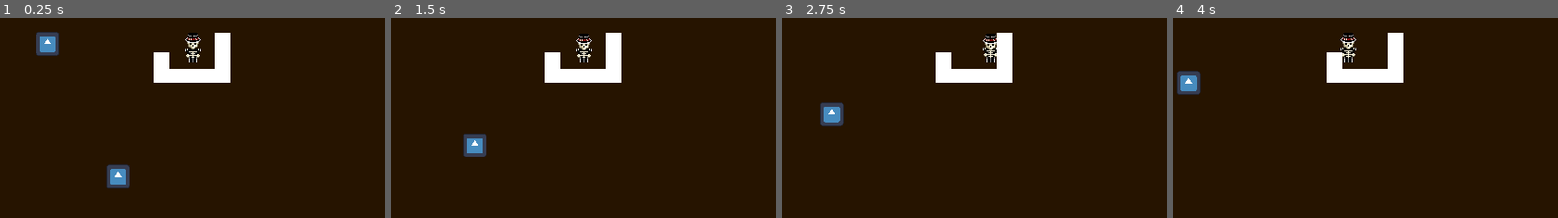
Above: before the commit, frames 1-4 (left to right).
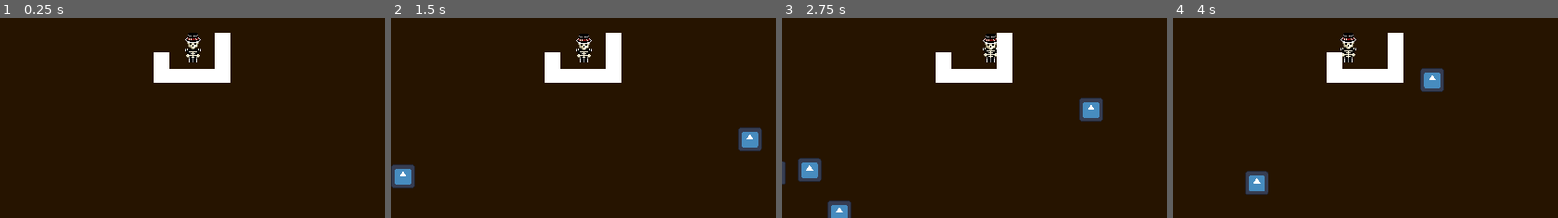
Above: after the commit, the same moments.

Repository: bean-jam/hack-sussex-game-jam-2025
Game: Godot game, scene res://Scenes/test_environment.tscn
The game is run twice, just before and just after one commit, with the same random seed, the same clock (stepped at 60 frames per second) and the same inputs. This scene is started directly instead of the project's main scene. The engine's default icon, where the game draws it, is replaced by a stand-in: a white triangle on a blue panel in a dark square.
Inputs (mouse positions are in pixels of both pictures, inside the frame that each line leads up to):
- Up to frame 1 (0.25 s): no input
- Up to frame 2 (1.5 s): drag from (441, 36) to (502, 172) at 0.52 s; drag from (483, 152) to (564, 158) at 1.27 s
- Up to frame 3 (2.75 s): move the mouse to (1013, 74) at 2.02 s; hold Right (move_right) from 2.03 s (still down); click (1013, 74) at 2.17 s
- Up to frame 4 (4 s): release Right (move_right) at 2.75 s; drag from (1346, 158) to (1250, 88) at 2.77 s; move the mouse to (1481, 148) at 3.52 s; hold Left (move_left) from 3.53 s (still down); click (1481, 148) at 3.67 s

The runs differ from the first frame. In frame 1, 1.4% of the frame differs, in the area x 9-34%, y 6-86%; in frame 2, 2.2%; in frame 3, 2.9%, in the area x 0-84%, y 39-100%; in frame 4, 2.2%.

Commit message:
Working Rat Spawner
It works - (sort of)

Diff:
--- a/Scenes/desk.tscn
+++ b/Scenes/desk.tscn
@@ -10,6 +10,8 @@
 size = Vector2(49, 15)
 
 [node name="Desk" type="StaticBody2D"]
+collision_layer = 2
+collision_mask = 7
 
 [node name="ColorRect" type="ColorRect" parent="."]
 offset_top = 21.0
--- a/Scenes/enemy.tscn
+++ b/Scenes/enemy.tscn
@@ -7,9 +7,13 @@
 size = Vector2(140, 145)
 
 [node name="Enemy" type="Area2D" groups=["Rat"]]
+visibility_layer = 513
+collision_layer = 4
+collision_mask = 14
 script = ExtResource("1_4gyqm")
 
 [node name="Sprite2D" type="Sprite2D" parent="."]
+texture_filter = 1
 scale = Vector2(0.2, 0.2)
 texture = ExtResource("1_7k104")
 
--- a/Scenes/player.tscn
+++ b/Scenes/player.tscn
@@ -64,6 +64,7 @@
 size = Vector2(13, 32)
 
 [node name="Node2D2" type="CharacterBody2D"]
+collision_mask = 2
 motion_mode = 1
 script = ExtResource("1_cvnsp")
 
--- a/Scenes/spawner.tscn
+++ b/Scenes/spawner.tscn
@@ -1,9 +1,11 @@
-[gd_scene load_steps=2 format=3 uid="uid://bqhdeb8timjow"]
+[gd_scene load_steps=3 format=3 uid="uid://bqhdeb8timjow"]
 
 [ext_resource type="Script" uid="uid://bve47ifrgpint" path="res://Scripts/spawner.gd" id="1_2bop2"]
+[ext_resource type="PackedScene" uid="uid://hsoeols25sni" path="res://Scenes/enemy.tscn" id="2_mdv8j"]
 
 [node name="Spawner" type="Node2D"]
 script = ExtResource("1_2bop2")
+enemy_scene = ExtResource("2_mdv8j")
 
 [node name="SpawnTimer" type="Timer" parent="."]
 wait_time = 0.5
--- a/Scenes/test_environment.tscn
+++ b/Scenes/test_environment.tscn
@@ -1,8 +1,8 @@
-[gd_scene load_steps=4 format=3 uid="uid://cbkr5iw26j277"]
+[gd_scene load_steps=4 format=3 uid="uid://24x6e6dclp2a"]
 
 [ext_resource type="PackedScene" uid="uid://bqn65togivj2c" path="res://Scenes/player.tscn" id="1_ovar5"]
-[ext_resource type="PackedScene" path="res://Scenes/enemy.tscn" id="2_k0r8c"]
-[ext_resource type="PackedScene" path="res://Scenes/desk.tscn" id="3_ncdvc"]
+[ext_resource type="PackedScene" uid="uid://54fowpysamwd" path="res://Scenes/desk.tscn" id="3_ncdvc"]
+[ext_resource type="PackedScene" uid="uid://bqhdeb8timjow" path="res://Scenes/spawner.tscn" id="4_k0r8c"]
 
 [node name="test-environment" type="Node2D"]
 
@@ -14,11 +14,10 @@
 [node name="Player" parent="." instance=ExtResource("1_ovar5")]
 position = Vector2(208, 32)
 
-[node name="Enemy2" parent="." instance=ExtResource("2_k0r8c")]
-position = Vector2(47, 37)
-
-[node name="Enemy3" parent="." instance=ExtResource("2_k0r8c")]
-position = Vector2(135, 178)
-
 [node name="Desk" parent="." instance=ExtResource("3_ncdvc")]
 position = Vector2(166, 16)
+
+[node name="Spawner" parent="." instance=ExtResource("4_k0r8c")]
+z_index = 4
+z_as_relative = false
+position = Vector2(4, 6)
--- a/Scripts/enemy_script.gd
+++ b/Scripts/enemy_script.gd
@@ -1,88 +1,55 @@
 extends Area2D
 
-# Movement speed
-@export var speed: float = 40.0
-@export var score_value: int = 10
+# Movement speed (random range)
+@export var speed: int = 50
 
 # Current direction of movement
 var velocity: Vector2 = Vector2.ZERO
-var screen_size: Vector2 # Hold screen suze
+var screen_size: Vector2
 var direction: int = 1 # 1 for right, -1 for left
-signal died(value)
+signal rat_squished
 
 func _ready():
-	# Get screen boundaries
-	screen_size = get_viewport_rect().size
-	# initial random direction
-	randomize() # new seed each time
+	randomize()
+	update_sprite_flip()
 	change_direction()
+
+# Called every frame
+func _process(delta):
+	position += velocity * speed * delta
+
+	check_offscreen_despawn()
+
+func check_offscreen_despawn():
+	var screen_width = get_viewport_rect().size.x
+
+	if position.x < -100 or position.x > screen_width + 100:
+		despawn()
+
+func despawn():
+	rat_squished.emit()
+	queue_free()
+	print("enemy despawned")
+
+func change_direction():
+	var random_angle = randf() * 2 * PI
+	velocity = Vector2(cos(random_angle), sin(random_angle))
+	velocity.y = velocity.y / 5.0
+	velocity = velocity.normalized()
+	direction = 1 if velocity.x >= 0 else -1
+	update_sprite_flip()
+
+func update_sprite_flip():
+	# Assumes your Sprite2D is a child named "Sprite2D"
+	if is_node_ready() and has_node("Sprite2D"):
+		$Sprite2D.flip_h = (direction == -1)
 
 func _on_area_entered(area: Area2D):
 	# Check if the object we collided with is in the "rat" group
-	if area.is_in_group("rat"):
-		# We also need to check if the colliding area is NOT THIS Rat itself
-		# This prevents the Rat from instantly reacting to its own Area2D
-		if area != self:
-			handle_rat_collision()
-
-func handle_rat_collision():
-	# Reverse direction immediately
-	direction *= -1
-
-	# Flip the sprite to match the new direction
-	$Sprite2D.scale.x = -direction
-
-	# nudge the position to prevent them from getting stuck overlapping
-	position.x += direction * 5
-
-# Called every frame
-func _process(delta):
-	# 3. Move the enemy in the current direction
-	position += velocity * speed * delta
-
-	var screen_width = get_viewport_rect().size.x
-
-	if position.x < -100 or position.x > screen_width + 100:
-		# We can just remove it when it leaves the screen
-		queue_free()
-
-# Sets a new, random velocity vector
-func change_direction():
-	# Get a random angle in radians (0 to 2*PI)
-	randomize()
-	if randi() % 2 == 0:
-		direction = -1 # Start moving left
-		$Sprite2D.flip_h = (direction == -1)
-	else:
-		direction = 1 # Start moving right
-
-	var random_angle = randf() * 2 * PI
-	# Convert the angle to a unit vector and store it in velocity
-	velocity = Vector2(cos(random_angle), sin(random_angle))
-
-#func check_boundaries():
-	#var new_velocity = velocity
-	#var hit_boundary = false
-	#
-	## Check horizontal bounds
-	#if position.x < 0 or position.x > screen_size.x:
-		## Flip the X direction
-		#new_velocity.x = -new_velocity.x
-		#hit_boundary = true
-		## Clamp position to prevent getting stuck
-		#position.x = clamp(position.x, 0, screen_size.x)
-#
-	## Check vertical bounds
-	#if position.y < 0 or position.y > screen_size.y:
-		## Flip the Y direction
-		#new_velocity.y = -new_velocity.y
-		#hit_boundary = true
-		## Clamp position to prevent getting stuck
-		#position.y = clamp(position.y, 0, screen_size.y)
-		#
-	#if hit_boundary:
-		## Update velocity if a boundary was hit
-		#velocity = new_velocity.normalized()
+	if area.is_in_group("rat") and area != self:
+		direction *= -1
+		update_sprite_flip()
+		position.x += direction * 5 # Nudge away
 
 func _on_input_event(viewport: Node, event: InputEvent, shape_idx: int) -> void:
 	if event is InputEventMouseButton and event.button_index == MOUSE_BUTTON_LEFT and not event.pressed:
@@ -90,11 +57,19 @@
 		die() # Call the function to kill the enemy
 
 func die():
-	# 1. Emit a signal to tell the rest of the game the enemy was killed (optional but recommended)
-	# This requires defining the signal at the top of the script: signal enemy_died(score_value)
-	died.emit(score_value)
+	rat_squished.emit()
+	queue_free()
 
-	# 2. Add an effect (e.g., sound, particle effect) here
-
-	# 3. Remove the enemy from the scene
-	queue_free()
+# Sets a new, random velocity vector
+#func change_direction():
+	## Get a random angle in radians (0 to 2*PI)
+	#randomize()
+	#if randi() % 2 == 0:
+		#direction = -1 # Start moving left
+		#$Sprite2D.flip_h = (direction == -1)
+	#else:
+		#direction = 1 # Start moving right
+	#
+	#var random_angle = randf() * 2 * PI
+	## Convert the angle to a unit vector and store it in velocity
+	#velocity = Vector2(cos(random_angle), sin(random_angle))
--- a/Scripts/spawner.gd
+++ b/Scripts/spawner.gd
@@ -1,57 +1,50 @@
 extends Node2D
 
-# The enemy scene file (drag your saved Enemy scene here in the Inspector)
 @export var enemy_scene: PackedScene
 
-# How many enemies should be on screen at any time
 @export var max_enemies: int = 10
 
 var current_enemies: int = 0
 var screen_size: Vector2
 
+func _ready():
+	"""Gets the spawner ready
+	Sets screen size and starts timer"""
+	# Get screen boundaries
+	screen_size = get_viewport_rect().size
+	# Connect the Timer signal to the spawn function
+	$SpawnTimer.timeout.connect(spawn_enemy)
+	# Start the Timer
+	$SpawnTimer.start()
+	print("spawner ready")
 
-func _ready():
-	# 1. Get screen boundaries
-	screen_size = get_viewport_rect().size
-	# 2. Connect the Timer signal to the spawn function
-	$SpawnTimer.timeout.connect(spawn_enemy)
-	# Start the Timer if it wasn't set to Autostart
-	$SpawnTimer.start()
 
 func spawn_enemy():
 	if current_enemies >= max_enemies:
 		return # Don't spawn if we hit the limit
 
-	# 1. Create a new instance of the enemy scene
 	var enemy = enemy_scene.instantiate()
 
-	# 2. Determine random starting side (left or right) and Y position
+	# Determine random starting side (left or right) and Y position
 	randomize()
 	var start_left = randi() % 2 == 0
-	var rand_y = randf_range(50.0, screen_size.y - 50.0) # Spawn enemies vertically between 50 and screen height - 50
+	var rand_y = randf_range(50, screen_size.y - 50)
 
 	if start_left:
-		# Start on the left, slightly off-screen
-		enemy.position = Vector2(-100, rand_y)
+		enemy.position = Vector2(-10, 150)
 		enemy.direction = 1 # Force it to move right
 	else:
-		# Start on the right, slightly off-screen
-		enemy.position = Vector2(screen_size.x + 100, rand_y)
+		enemy.position = Vector2(screen_size.x + 10, 150)
 		enemy.direction = -1 # Force it to move left
 
-	# 3. Connect the enemy's 'died' signal to the spawner's 'on_enemy_died' function
-	enemy.died.connect(on_enemy_died)
+	enemy.rat_squished.connect(on_enemy_died)
 
-	# 4. Add the enemy to the scene and update the count
 	add_child(enemy)
 	current_enemies += 1
+	print("Spawning Rat at position: ", enemy.position)
+	print("enemy spawned")
 
 # This function is called when an enemy is clicked and calls 'die()'
-func on_enemy_died(score: int):
-	print("Enemy killed! Score: ", score)
+func on_enemy_died():
+	print("Enemy killed!")
 	current_enemies -= 1
-	# Since the timer is running, a new enemy will spawn soon (respawn effect)
-
-
-func _on_timer_timeout() -> void:
-	pass # Replace with function body.
Not shown: 1 places in Scenes/desk.tscn that only renumber resources
